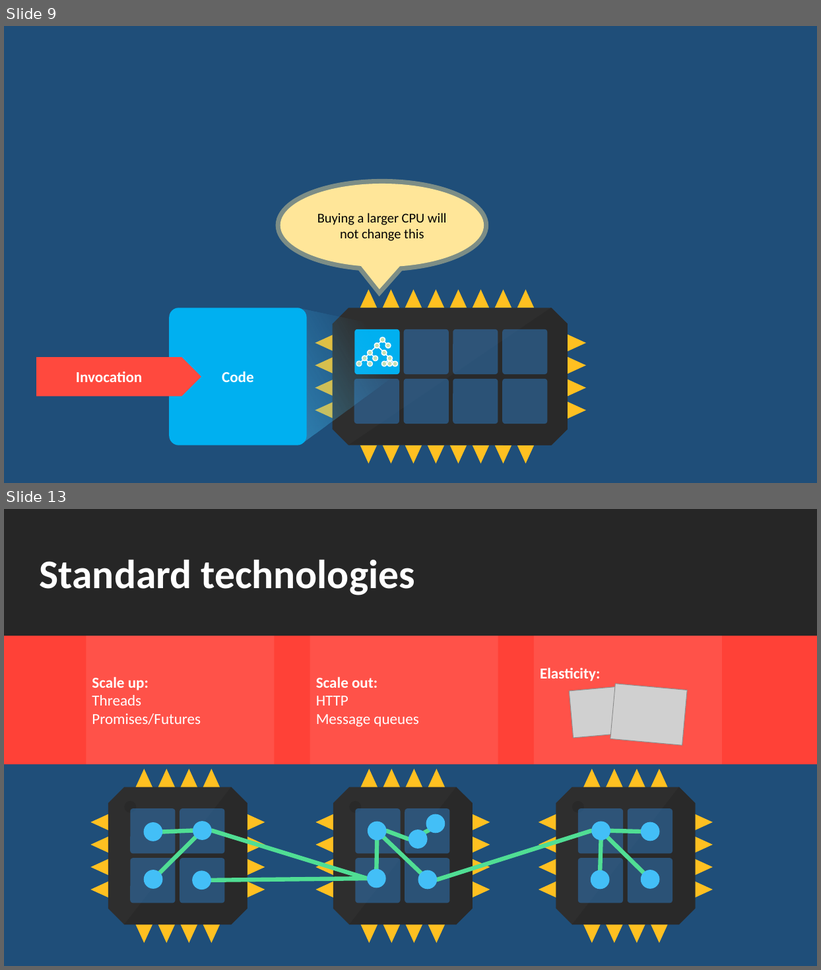
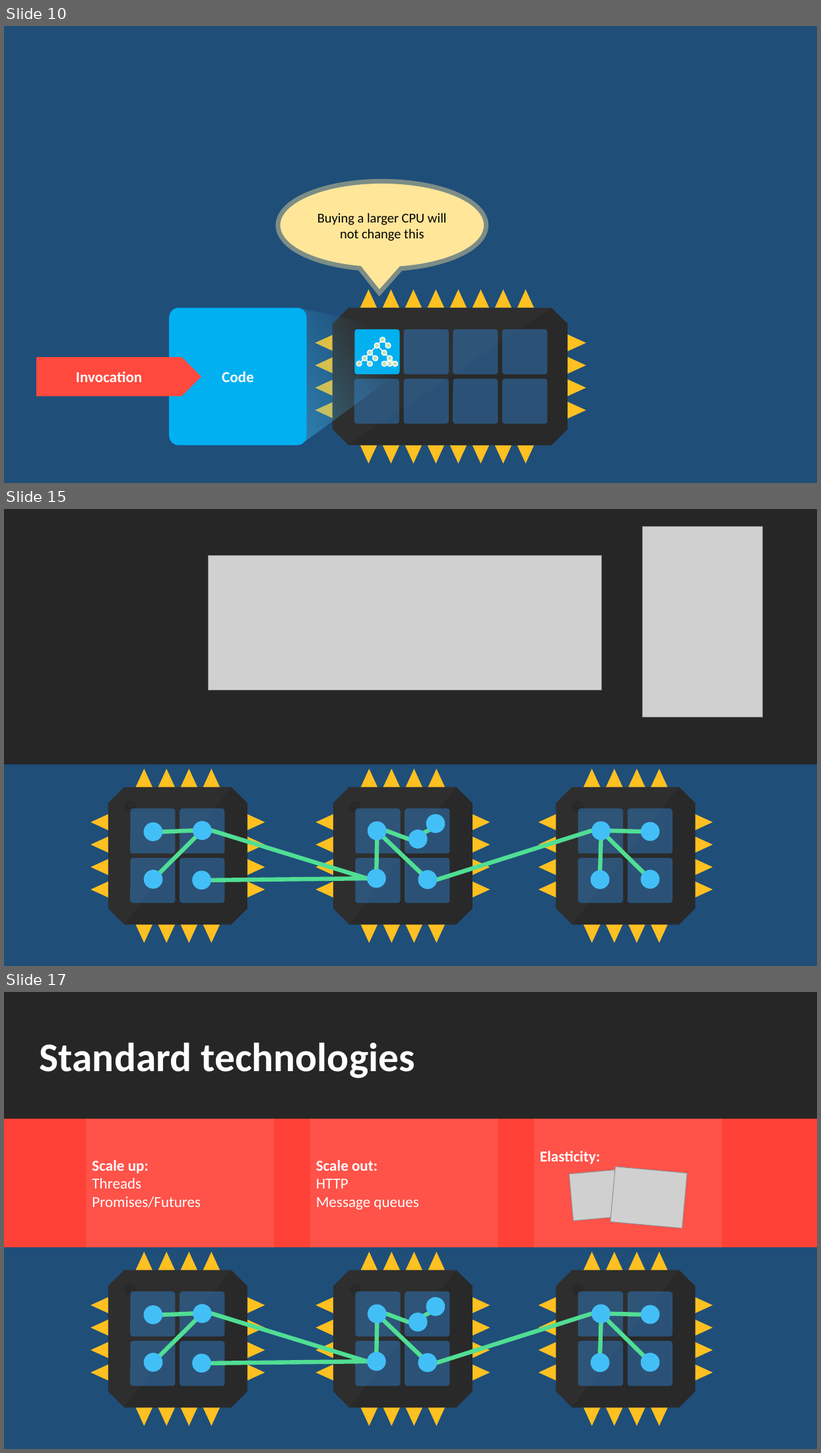
Before and after one commit to rogeralsing/Presentations, a slide deck: ProtoActor/QConSP/protoactor.pptx. Shown one above the other, each under a label of ours: slides 9 and 13 before the commit, slides 10, 15 and 17 after it; the slides between them are not shown. The pictures are 821x970 and 821x1453 pixels, drawn with LibreOffice and Linux fonts; fonts in the diff are those of the drawing; grey boxes stand for pictures. Boxes give left, top, right and bottom in pixels: in the first picture for what was removed or moved away, otherwise in the second. Text is boxed around its words. In the diff, an @@ line names an element or a change of style, - is before the commit and + after.

```diff
--- a/ProtoActor/QConSP/protoactor.pptx
+++ b/ProtoActor/QConSP/protoactor.pptx
@@ slide 15 added at (x1=4, y1=509, x2=817, y2=966), background #1F4E79 @@
@@ rectangle added at (x1=4, y1=509, x2=817, y2=764), fill #262626 @@
@@ picture added at (x1=643, y1=526, x2=763, y2=717) @@
@@ picture added at (x1=209, y1=555, x2=602, y2=690) @@
@@ group added at (x1=144, y1=815, x2=660, y2=890): 13 ellipses, 12 lines @@
@@ group added at (x1=90, y1=769, x2=265, y2=943): 4 rounded rectangles, 2 freeform shapes, 1 octagon, 1 ellipse @@
@@ group added at (x1=316, y1=769, x2=490, y2=943): 4 rounded rectangles, 2 freeform shapes, 1 octagon, 1 ellipse @@
@@ group added at (x1=539, y1=769, x2=714, y2=943): 4 rounded rectangles, 2 freeform shapes, 1 octagon, 1 ellipse @@
@@ what was slide 9 is now slide 10 @@
@@ what was slide 13 is now slide 17 @@
```
Also in this commit, not shown: 4 slides changed, 4 other slides added, 2 slides removed.
